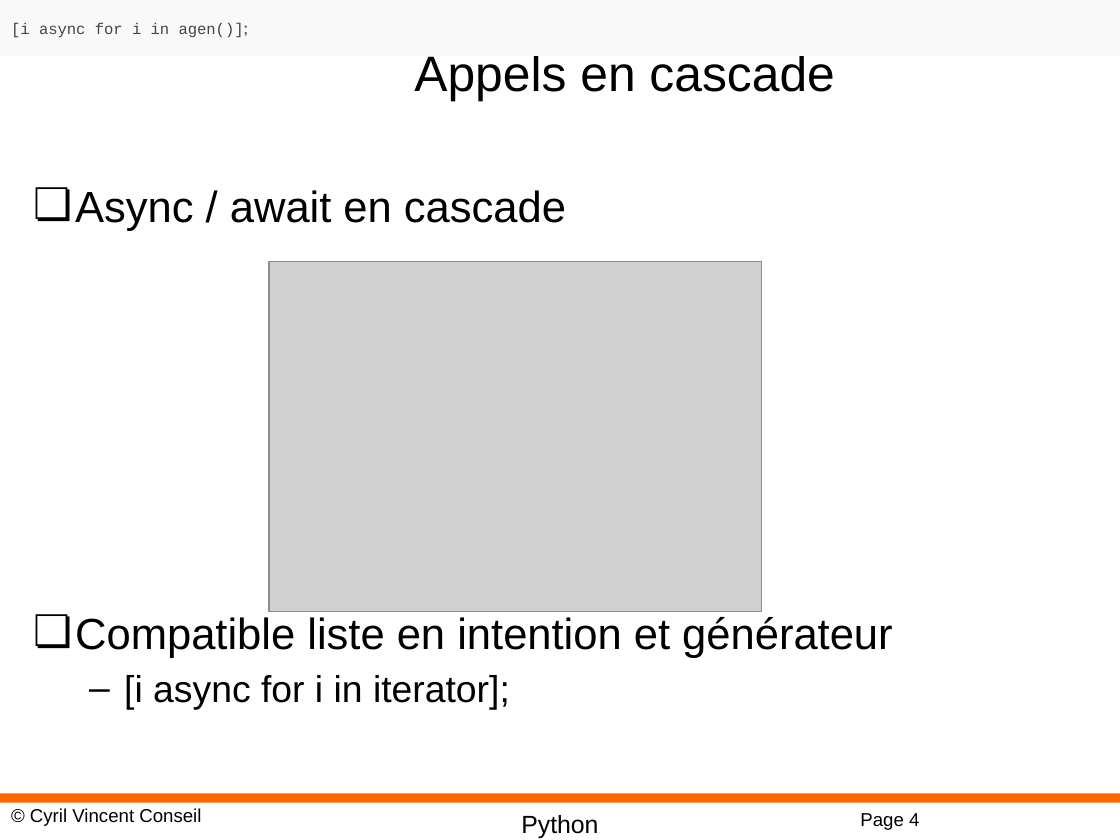
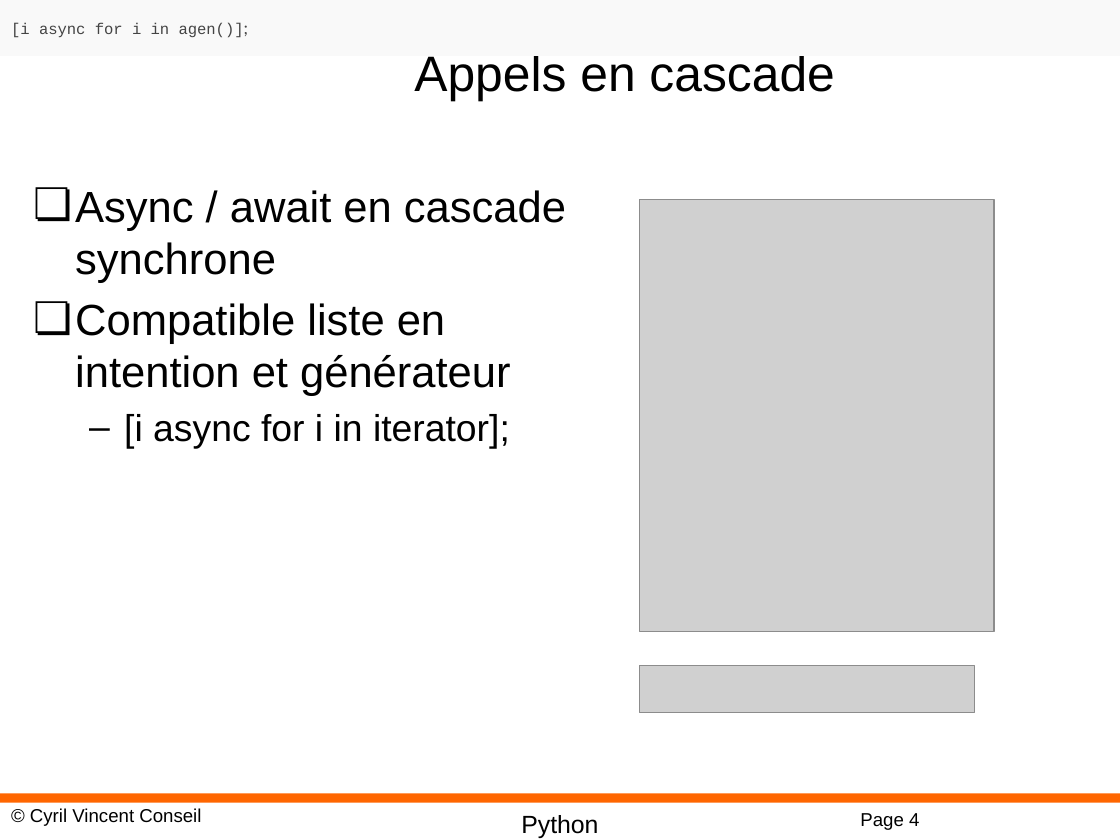
Before and after one commit to cyrilvincent/python-advanced, a slide deck: slide 4 of PPT/Python21-Threading.pptx. Drawn at 1120x840 pixels with LibreOffice and Linux fonts; fonts in the diff are those of the drawing; grey boxes stand for pictures; background and template pictures are left out. Boxes give left, top, right and bottom in pixels: in the first picture for what was removed or moved away, otherwise in the second. Text is boxed around its words. In the diff, an @@ line names an element or a change of style, - is before the commit and + after.

```diff
--- a/PPT/Python21-Threading.pptx
+++ b/PPT/Python21-Threading.pptx
@@ text at <box>75,190,566,283</box>: text changed @@
-❏ Async / await en cascade
+❏ Async / await en cascade synchrone
@@ picture added at <box>640,199,995,631</box> @@
@@ picture removed at <box>269,261,762,612</box> @@
@@ picture added at <box>640,665,974,713</box> @@
```
Also in this commit, not shown: 1 slide added, 2 other files.
